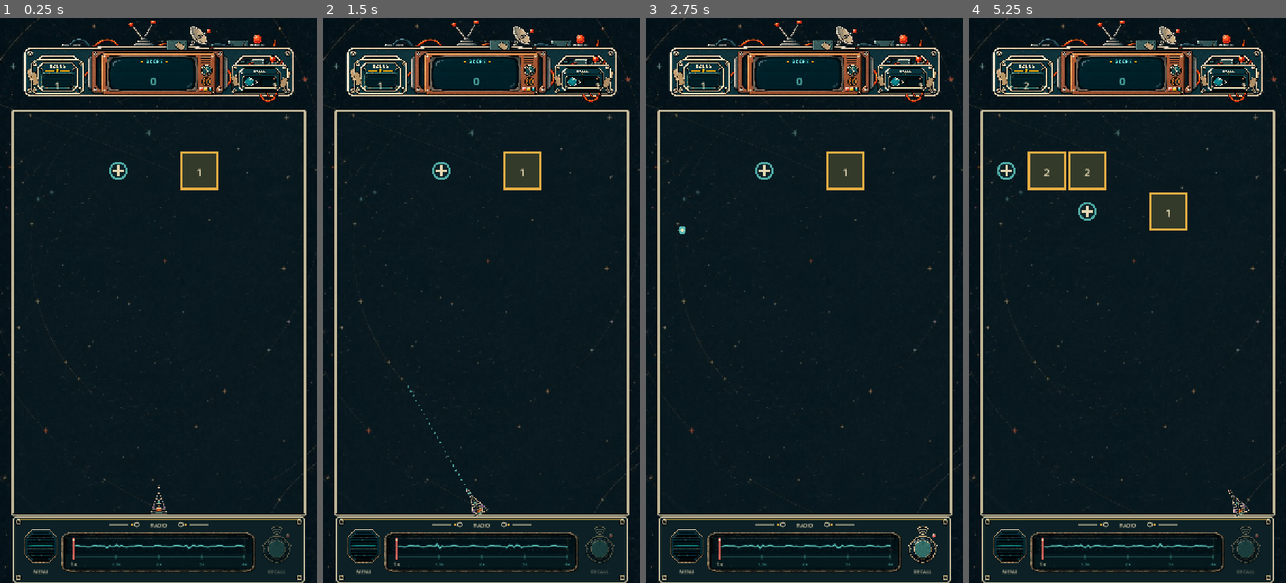
Above: before the commit, frames 1-4 (left to right).
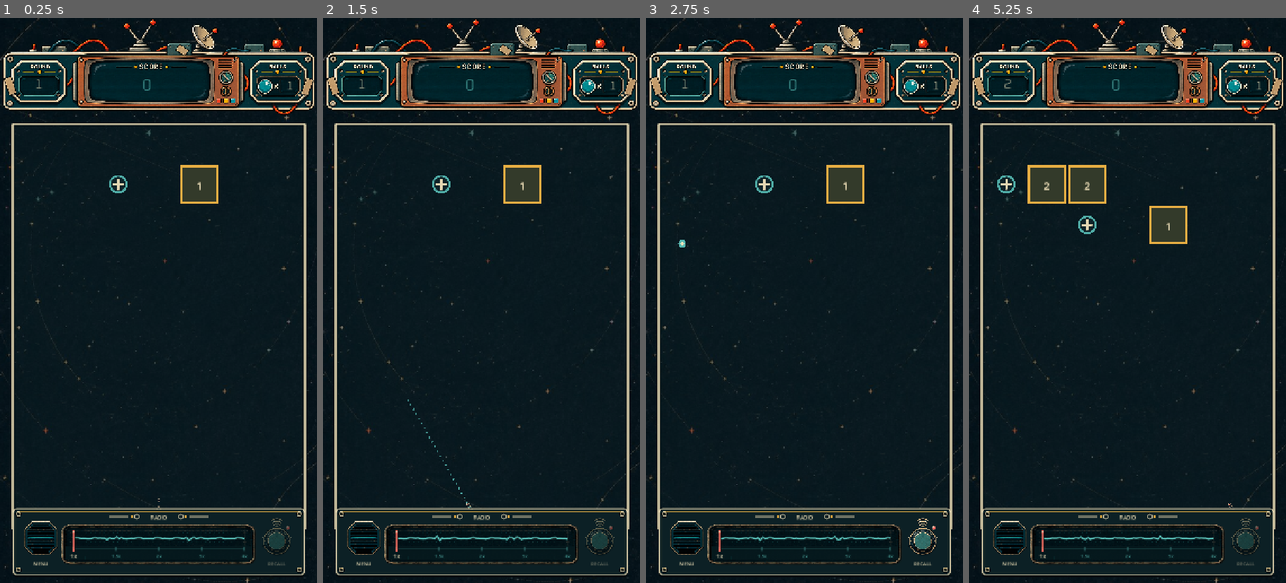
Above: after the commit, the same moments.

Repository: dfagaras/ryko-game
Game: Godot game, scene res://scenes/main.tscn
Same seed, same stepped clock (60 frames per second), same inputs: the game is played once before the commit and once after it.
Inputs (mouse positions are in pixels of both pictures, inside the frame that each line leads up to):
- Up to frame 1 (0.25 s): no input
- Up to frame 2 (1.5 s): tap Enter at 0.5 s; move the mouse to (551, 272) at 0.52 s; click (551, 272) at 0.67 s; tap Space at 1.25 s; drag from (418, 328) to (465, 413) at 1.27 s
- Up to frame 3 (2.75 s): move the mouse to (836, 176) at 2.02 s; click (836, 176) at 2.17 s
- Up to frame 4 (5.25 s): drag from (1111, 413) to (1032, 215) at 2.77 s; move the mouse to (1222, 385) at 3.52 s; click (1222, 385) at 3.67 s; drag from (1032, 215) to (1079, 159) at 4.27 s; move the mouse to (1143, 300) at 5.02 s; click (1143, 300) at 5.17 s

The runs differ from the first frame. In frame 1, 14% of the frame differs, in the area x 0-100%, y 0-100%; in frame 2, 14%; in frame 3, 14%; in frame 4, 15%.

Commit message:
fix: use final full-width header with Oxanium

Diff:
--- a/scripts/game.gd
+++ b/scripts/game.gd
@@ -1,35 +1,39 @@
 extends "res://scripts/main.gd"
 
-# Header assets follow the same pattern as the footer: normal imported PNGs,
-# preloaded once and drawn directly. Only the values are dynamic.
-const HEADER_BOARD_TEXTURE: Texture2D = preload("res://assets/ui/board.png")
-const HEADER_ROUND_TEXTURE: Texture2D = preload("res://assets/ui/round.png")
-const HEADER_SCORE_TEXTURE: Texture2D = preload("res://assets/ui/score.png")
-const HEADER_BALLS_TEXTURE: Texture2D = preload("res://assets/ui/bals.png")
+# Final header follows the same asset pattern as the footer: one normal PNG
+# preloaded by Godot, with only the changing values rendered on top.
+const HEADER_TEXTURE: Texture2D = preload("res://assets/ui/finalboard.png")
+const HEADER_FONT: Font = preload("res://assets/fonts/Oxanium-VariableFont_wght.ttf")
 
-const HEADER_HEIGHT := 207.0
-const HEADER_BOARD_RECT := Rect2(50.0, 0.0, 620.0, 206.6667)
-const HEADER_ROUND_RECT := Rect2(61.0, 82.0, 138.0, 103.5)
-const HEADER_SCORE_RECT := Rect2(199.0, 75.0, 321.0, 107.0)
-const HEADER_BALLS_RECT := Rect2(520.0, 82.0, 138.0, 103.5)
+# finalboard.png is exactly 3:1 (2172x724), so 720x240 fills the logical phone
+# width without stretching the artwork in either direction.
+const HEADER_HEIGHT := 240.0
+const HEADER_RECT := Rect2(0.0, 0.0, W, HEADER_HEIGHT)
+
+# Value windows mapped directly from the blank display areas in finalboard.png.
+# Text is centered inside these rectangles at its natural width; it is never
+# horizontally stretched. Font size only decreases when the value stops fitting.
+const ROUND_VALUE_RECT := Rect2(44.0, 129.0, 86.0, 36.0)
+const SCORE_VALUE_RECT := Rect2(204.0, 126.0, 258.0, 49.0)
+const BALLS_VALUE_RECT := Rect2(641.0, 135.0, 34.0, 34.0)
 
 var score: int = 0
 
 
 func _update_responsive_layout() -> void:
-	# Start from the proven responsive layout and only reserve the extra height
-	# required by the non-stretched illustrated header.
+	# Keep the established safe-area/footer behavior, but reserve the real
+	# aspect-ratio height of the full-width illustrated header.
 	super._update_responsive_layout()
 	var safe_insets := _safe_vertical_insets(layout_viewport_size)
 	var header_target_y := safe_insets.x
-	var footer_target_y := layout_viewport_size.y - safe_insets.y - 152.0
+	var footer_target_y := layout_viewport_size.y - safe_insets.y - 18.0 - 152.0
 	footer_target_y = maxf(1110.0, footer_target_y)
 
 	layout_header_y_offset = header_target_y
 	layout_footer_y_offset = footer_target_y - 1110.0
 
 	var available_top := header_target_y + HEADER_HEIGHT
-	var available_bottom := footer_target_y
+	var available_bottom := footer_target_y - 14.0
 	var board_height := LAUNCH_LINE_Y - BOARD_TOP
 	var centered_board_y := available_top
 	if available_bottom - available_top > board_height:
@@ -60,19 +64,57 @@
 
 
 func _draw_header() -> void:
-	# Preserve each source asset's aspect ratio exactly. The board is the base;
-	# the three approved illustrated modules are layered on top.
-	draw_texture_rect(HEADER_BOARD_TEXTURE, HEADER_BOARD_RECT, false)
-	draw_texture_rect(HEADER_ROUND_TEXTURE, HEADER_ROUND_RECT, false)
-	draw_texture_rect(HEADER_SCORE_TEXTURE, HEADER_SCORE_RECT, false)
-	draw_texture_rect(HEADER_BALLS_TEXTURE, HEADER_BALLS_RECT, false)
+	draw_texture_rect(HEADER_TEXTURE, HEADER_RECT, false)
 
-	# The artwork already contains all static labels/icons. Only values change.
 	var round_text := str(turn)
+	var score_text := _format_score(score)
 	var balls_text := str(ball_count)
-	_draw_centered_label(round_text, Vector2(130.0, 149.0), 25 if round_text.length() <= 2 else 21, CREAM)
-	_draw_centered_label(_format_score(score), Vector2(348.0, 139.0), 25, AQUA)
-	_draw_centered_label(balls_text, Vector2(624.0, 149.0), 24 if balls_text.length() <= 2 else 20, CREAM)
+
+	_draw_header_value(round_text, ROUND_VALUE_RECT, 29, 19, CREAM)
+	_draw_header_value(score_text, SCORE_VALUE_RECT, 34, 20, AQUA)
+	_draw_header_value(balls_text, BALLS_VALUE_RECT, 27, 17, CREAM)
+
+
+func _draw_header_value(
+	text: String,
+	value_rect: Rect2,
+	preferred_font_size: int,
+	minimum_font_size: int,
+	color: Color
+) -> void:
+	var font_size := preferred_font_size
+	var text_size := HEADER_FONT.get_string_size(
+		text,
+		HORIZONTAL_ALIGNMENT_LEFT,
+		-1,
+		font_size
+	)
+
+	# Preserve the natural glyph width. Only reduce font size when the complete
+	# value genuinely no longer fits inside its physical display window.
+	while font_size > minimum_font_size and (
+		text_size.x > value_rect.size.x - 4.0
+		or text_size.y > value_rect.size.y - 2.0
+	):
+		font_size -= 1
+		text_size = HEADER_FONT.get_string_size(
+			text,
+			HORIZONTAL_ALIGNMENT_LEFT,
+			-1,
+			font_size
+		)
+
+	var center := value_rect.get_center()
+	var baseline := center + Vector2(-text_size.x * 0.5, text_size.y * 0.34)
+	draw_string(
+		HEADER_FONT,
+		baseline,
+		text,
+		HORIZONTAL_ALIGNMENT_LEFT,
+		-1,
+		font_size,
+		color
+	)
 
 
 func _format_score(value: int) -> String:
Not shown, changed: .github/workflows/android-debug.yml
Not shown, removed: scripts/game_new.tmp
